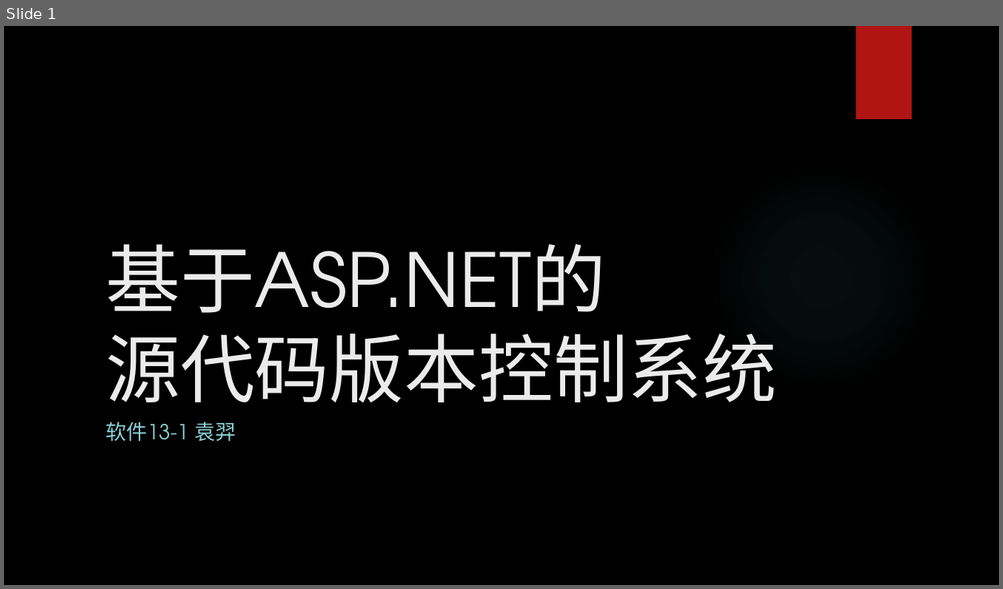
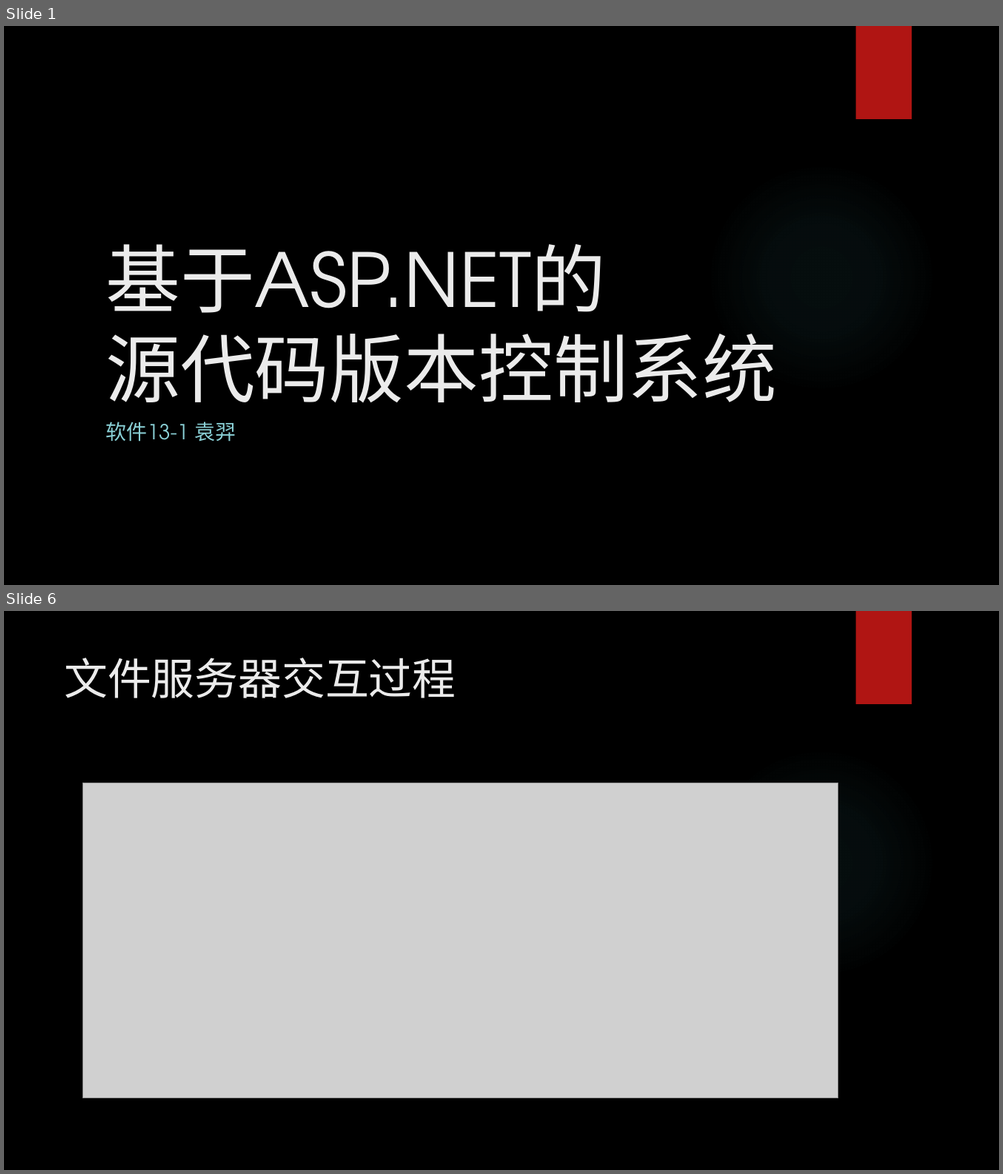
Before and after one commit to nemoofnemo/VersionControl, a slide deck: ppt.pptx. Shown one above the other, each under a label of ours: slide 1 before the commit, slides 1 and 6 after it; the slides between them are not shown. The pictures are 1003x589 and 1003x1174 pixels, drawn with LibreOffice and Linux fonts; fonts in the diff are those of the drawing; grey boxes stand for pictures; background and template pictures are left out. Boxes give left, top, right and bottom in pixels: in the first picture for what was removed or moved away, otherwise in the second. Text is boxed around its words. In the diff, an @@ line names an element or a change of style, - is before the commit and + after.

```diff
--- a/ppt.pptx
+++ b/ppt.pptx
@@ slide 6 added at bbox=[4, 611, 999, 1170], background picture (left out); not listed: 2 template elements that a slide beside it also shows @@
@@ title added at bbox=[64, 658, 455, 698], 42 pt, text #EBEBEB @@
+文件服务器交互过程
@@ picture added at bbox=[83, 783, 839, 1099] @@
```
Also in this commit, not shown: 1 slide changed, 3 other slides added, 2 other files.
